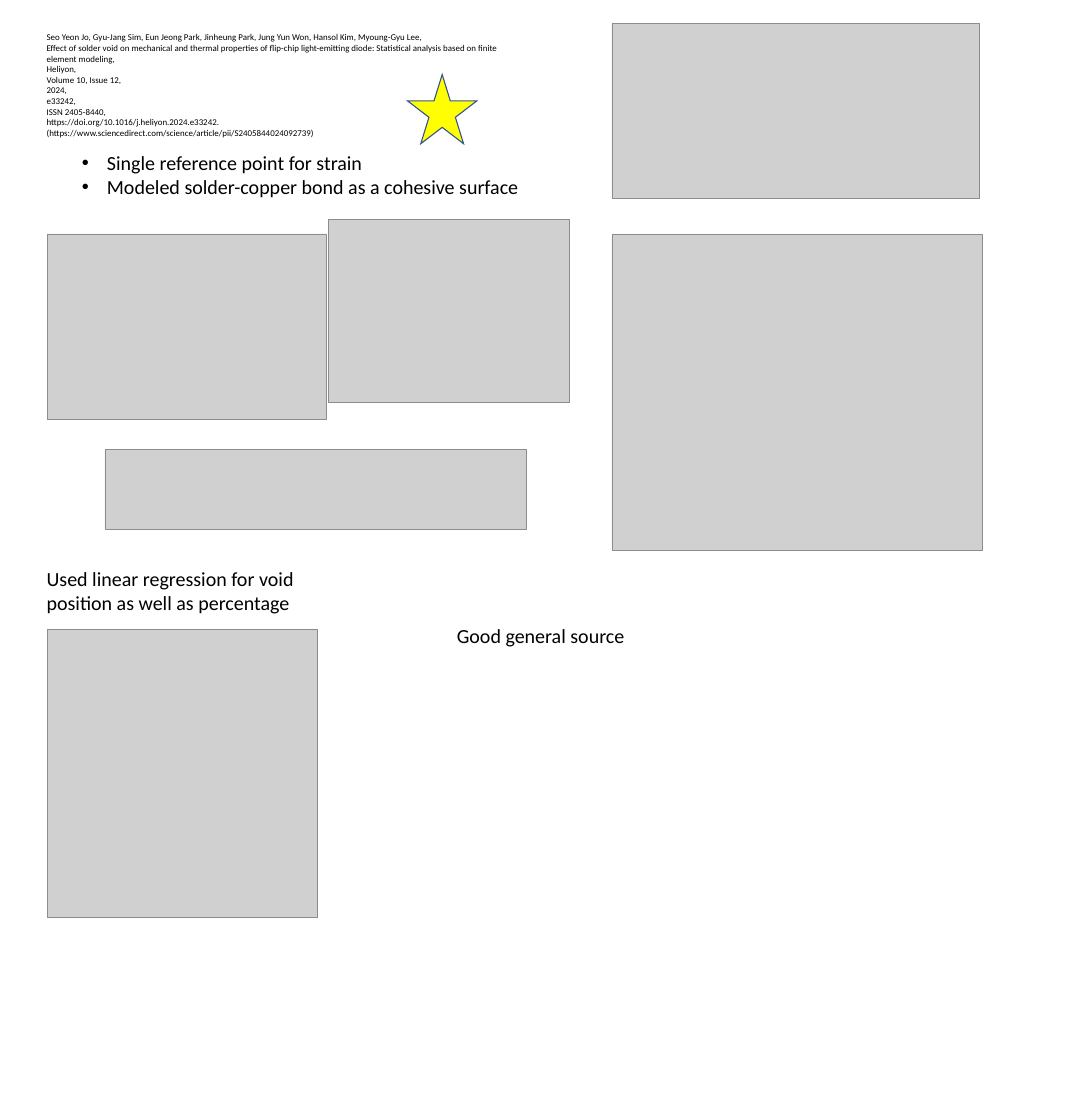
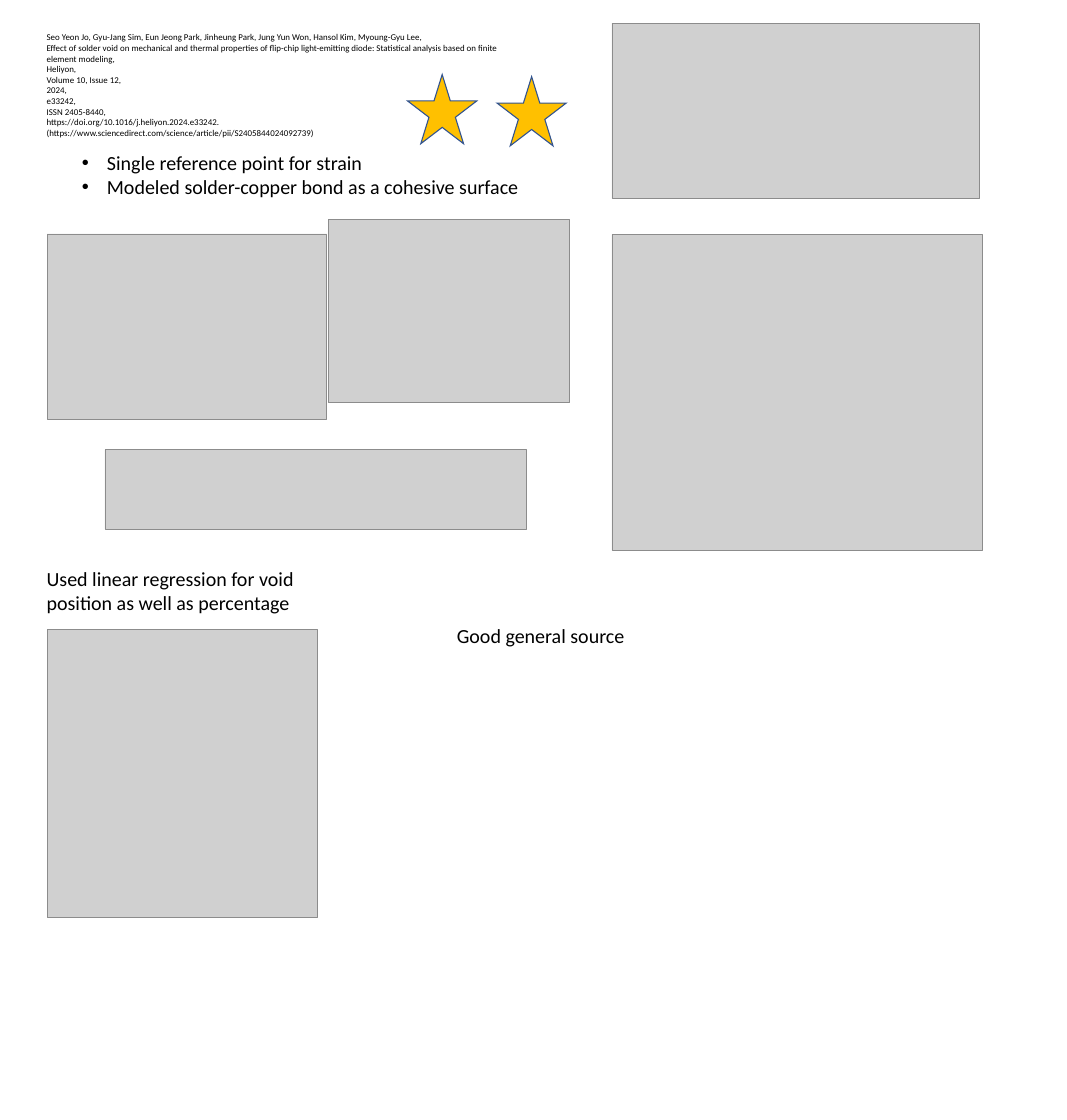
Before and after one commit to ArcticChicken855/Void-Study, a slide deck: slide 1 of Sources/MainSources.pptx. Drawn at 1067x1120 pixels with LibreOffice and Linux fonts; fonts in the diff are those of the drawing; grey boxes stand for pictures. Boxes give left, top, right and bottom in pixels: in the first picture for what was removed or moved away, otherwise in the second. Text is boxed around its words. In the diff, an @@ line names an element or a change of style, - is before the commit and + after.

```diff
--- a/Sources/MainSources.pptx
+++ b/Sources/MainSources.pptx
@@ star at (407,74,476,143): fill #FFFF00 to #FFC000 @@
@@ star added at (497,77,566,146), fill #FFC000, outline #325491 1 pt @@
```
Also in this commit, not shown: 2 other slides changed, 5 slides added, 7 other files.
